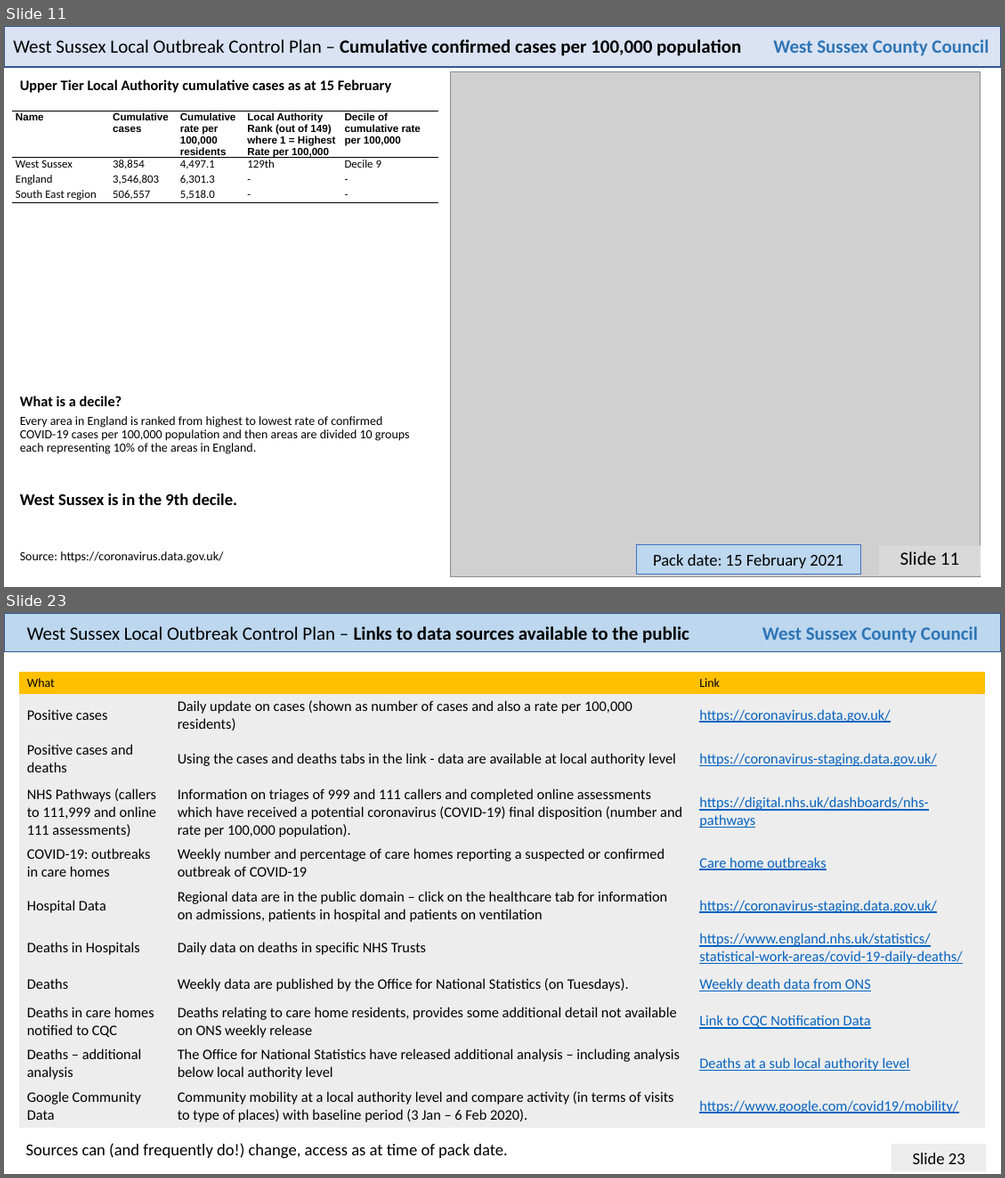
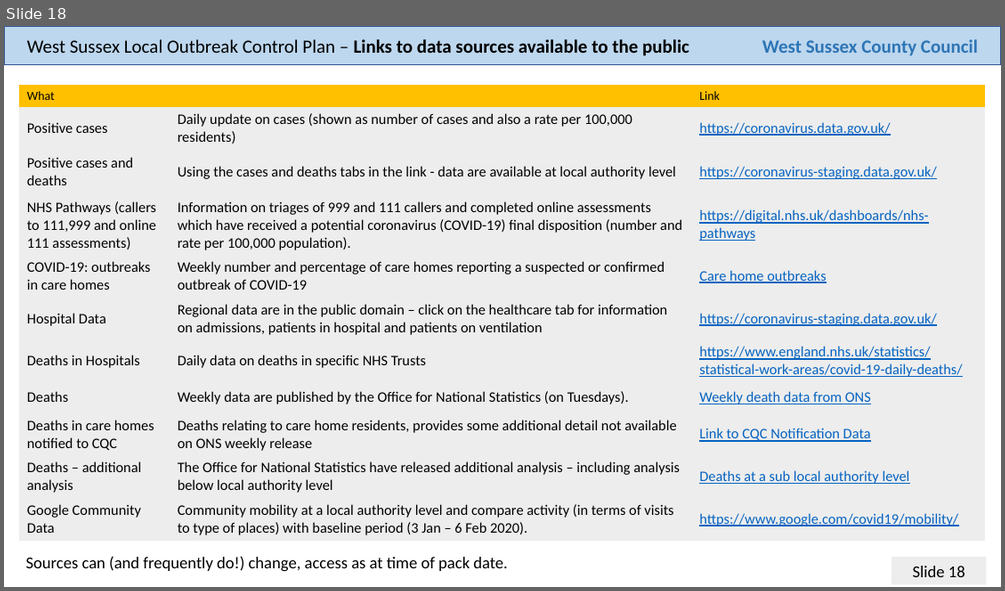
Before and after one commit to psychty/wsx_covid_datapack_public, a slide deck: Latest_West_Sussex_C19_slide_deck.pptx. Shown one above the other, each under a label of ours: slides 11 and 23 before the commit, slide 18 after it; the slides between them are not shown. The pictures are 1005x1178 and 1005x591 pixels, drawn with LibreOffice and Linux fonts; fonts in the diff are those of the drawing; grey boxes stand for pictures. Boxes give left, top, right and bottom in pixels: in the first picture for what was removed or moved away, otherwise in the second. Text is boxed around its words. In the diff, an @@ line names an element or a change of style, - is before the commit and + after.

```diff
--- a/Latest_West_Sussex_C19_slide_deck.pptx
+++ b/Latest_West_Sussex_C19_slide_deck.pptx
@@ slide 11 removed at box(4, 26, 1001, 587), background #FFFFFF @@
@@ rectangle removed at box(4, 26, 1001, 67) @@
@@ text removed at box(13, 39, 741, 56) @@
-West Sussex Local Outbreak Control Plan – Cumulative confirmed cases per 100,000 population
@@ text removed at box(773, 39, 988, 56) @@
-West Sussex County Council
@@ picture removed at box(451, 71, 980, 576) @@
@@ text removed at box(20, 79, 392, 93) @@
-Upper Tier Local Authority cumulative cases as at 15 February
@@ table removed at box(12, 111, 438, 319), 4 rows, 5 columns @@
-Name | Cumulative cases | Cumulative rate per 100,000 residents | Local Authority Rank (out of 149) where 1 = Highest Rate per 100,000 | Decile of cumulative rate per 100,000
-West Sussex | 38,854 | 4,497.1 | 129th | Decile 9
-England | 3,546,803 | 6,301.3 | - | -
-South East region | 506,557 | 5,518.0 | - | -
@@ text removed at box(20, 395, 122, 406) @@
-What is a decile?
@@ text removed at box(20, 416, 410, 454) @@
-Every area in England is ranked from highest to lowest rate of confirmed COVID-19 cases per 100,000 population and then areas are divided 10 groups each representing 10% of the areas in England.
@@ text removed at box(20, 493, 238, 505) @@
-West Sussex is in the 9th decile.
@@ text removed at box(20, 551, 223, 563) @@
-Source: https://coronavirus.data.gov.uk/
@@ rectangle removed at box(637, 544, 861, 574) @@
-Pack date: 15 February 2021
@@ text removed at box(879, 545, 979, 575) @@
-Slide 11
@@ what was slide 23 is now slide 18 @@
@@ page number at box(913, 565, 965, 577): text changed @@
-Slide 23
+Slide 18
```
Also in this commit, not shown: 17 slides changed, 4 other slides removed, 11 other files.
